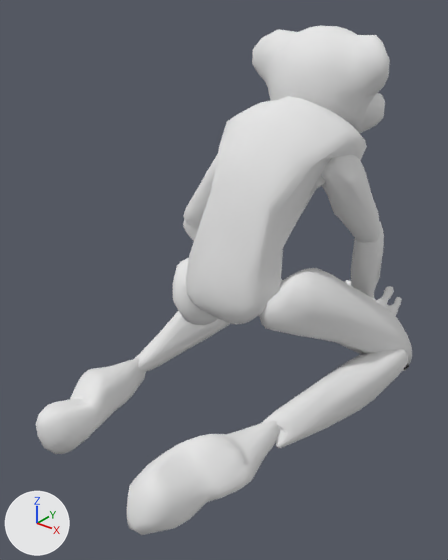
Renders of the OBJ model projects/PlayChase/res/models/rat/rat_15.obj from each side of a commit.
Camera for both pictures: a 50 mm camera at (8.25, -14.07, 5.62) aimed at (-0.6, -3.0, -1.24). Lighting does not change. The marker at lower left points along +X, +Y and +Z. Where no turn or scale is listed for an object, it has been applied to the vertices.

Names of what the first picture shows: 'Bicep_Sphere.004', 'Eyes_Sphere.003', 'Thigh_Sphere.009', 'Torso_Sphere.007', 'Tricep_Sphere.005', 'feet_Sphere.018', 'shin_Sphere.015'.
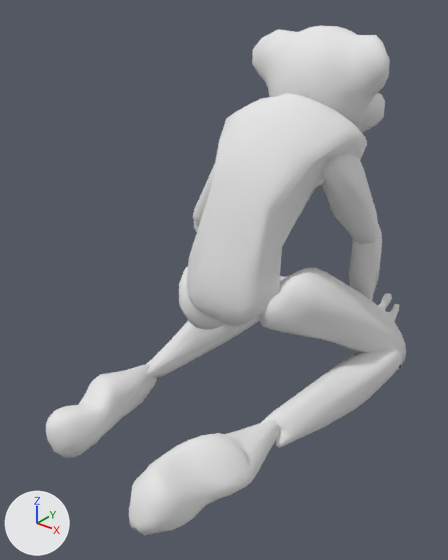
Location of each change, (x1, y1, x2, y2) in pixels of the pictures (448 x 560 px; the box of a moved part takes in the faces that stretch with it):
'Torso_Sphere.007', reshaped
    before: (186, 96, 367, 325)
    after: (187, 93, 367, 326)
'feet_Sphere.018', reshaped
    before: (36, 359, 279, 535)
    after: (46, 365, 279, 535)
'shin_Sphere.015', reshaped (7% narrower)
    before: (133, 310, 408, 448)
    after: (146, 316, 402, 448)
'Thigh_Sphere.009', reshaped (8% shorter)
    before: (173, 258, 412, 371)
    after: (179, 266, 406, 370)
'Bicep_Sphere.004', reshaped (6% narrower)
    before: (183, 154, 380, 243)
    after: (193, 153, 378, 244)
part 1 of me_bicep_sphere_004, rebuilt
    before: (183, 154, 218, 229)
    after: (193, 164, 215, 226)
part 2 of me_bicep_sphere_004, moved or reshaped
    before: (322, 159, 380, 240)
    after: (321, 159, 378, 242)
part 3 of me_feet_sphere_018, rebuilt
    before: (127, 421, 279, 535)
    after: (129, 420, 279, 535)
part 4 of me_feet_sphere_018, rebuilt
    before: (36, 359, 146, 454)
    after: (46, 365, 157, 458)
part 5 of me_shin_sphere_015, rebuilt
    before: (133, 310, 231, 372)
    after: (146, 316, 260, 378)
part 6 of me_shin_sphere_015, rebuilt
    before: (262, 349, 408, 448)
    after: (261, 348, 402, 448)
part 7 of me_thigh_sphere_009, rebuilt
    before: (259, 268, 412, 371)
    after: (259, 268, 406, 370)
part 8 of me_thigh_sphere_009, rebuilt
    before: (173, 258, 219, 325)
    after: (179, 266, 225, 330)

The change in detail:
me_bicep_sphere_004 is used by ob_bicep_sphere_004; location (0.0, 0.0, 0.0).
me_bicep_sphere_004 had 484 vertices, 686 faces and spanned x -3.02..2.06, y -2.08..0.46, z -0.79..2.23.
me_bicep_sphere_004 now has 484 vertices, 624 faces and spans x -2.93..2.04, y -1.95..0.41, z -0.85..2.23.
me_bicep_sphere_004 part 1: the loose piece of 253 vertices spanning x -3.02..-0.65, y -2.08..-0.98, z -0.79..1.95 is rebuilt with 242 vertices and now spans x -2.93..-0.66, y -1.95..-0.86, z -0.85..1.96.
me_bicep_sphere_004 part 2: 1 vertex moved within x 1.69, y -1.03, z 1.89; 218 vertices removed from x 0.82..2.06, y -1.63..0.46, z -0.68..2.19; 229 vertices added at x 0.83..2.04, y -1.62..0.41, z -0.71..2.19.
me_feet_sphere_018 is used by ob_feet_sphere_018; location (0.0, 0.0, 0.0).
me_feet_sphere_018 had 484 vertices, 669 faces and spanned x -3.3..2.54, y -8.3..-3.9, z -4.96..-3.01.
me_feet_sphere_018 now has 484 vertices, 666 faces and spans x -3.18..2.56, y -8.3..-3.69, z -5.19..-2.98.
me_feet_sphere_018 part 3: the loose piece of 256 vertices spanning x 0.7..2.54, y -8.3..-4.19, z -4.45..-3.01 is rebuilt with 240 vertices and now spans x 0.76..2.56, y -8.3..-4.17, z -4.41..-2.98.
me_feet_sphere_018 part 4: the loose piece of 228 vertices spanning x -3.3..-1.93, y -7.57..-3.9, z -4.96..-3.53 is rebuilt with 244 vertices and now spans x -3.18..-1.84, y -7.36..-3.69, z -5.19..-3.75.
me_shin_sphere_015 is used by ob_shin_sphere_015; location (0.0, 0.0, 0.0).
me_shin_sphere_015 had 484 vertices, 667 faces and spanned x -3.59..3.16, y -4.85..1.65, z -4.86..-2.91.
me_shin_sphere_015 now has 484 vertices, 652 faces and spans x -3.23..3.01, y -4.84..1.85, z -4.92..-3.16.
me_shin_sphere_015 part 5: the loose piece of 247 vertices spanning x -3.59..-2.23, y -4.58..1.65, z -4.66..-2.91 is rebuilt with 244 vertices and now spans x -3.23..-1.85, y -4.38..1.85, z -4.9..-3.16.
me_shin_sphere_015 part 6: the loose piece of 237 vertices spanning x 1.68..3.16, y -4.85..1.4, z -4.86..-3.3 is rebuilt with 240 vertices and now spans x 1.56..3.01, y -4.84..1.41, z -4.92..-3.35.
me_thigh_sphere_009 is used by ob_thigh_sphere_009; location (0.0, 0.0, 0.0).
me_thigh_sphere_009 had 484 vertices, 671 faces and spanned x -3.46..3.04, y -3.57..1.66, z -4.57..-0.72.
me_thigh_sphere_009 now has 484 vertices, 638 faces and spans x -3.02..2.86, y -3.41..1.88, z -4.64..-0.74.
me_thigh_sphere_009 part 7: the loose piece of 243 vertices spanning x 0.24..3.04, y -3.22..1.45, z -4.57..-0.72 is rebuilt with 244 vertices and now spans x 0.19..2.86, y -3.21..1.49, z -4.64..-0.74.
me_thigh_sphere_009 part 8: the loose piece of 241 vertices spanning x -3.46..-0.95, y -3.57..1.66, z -3.94..-1.07 is rebuilt with 240 vertices and now spans x -3.02..-0.81, y -3.41..1.88, z -4.17..-1.24.
me_torso_sphere_007 is used by ob_torso_sphere_007; location (0.0, 0.0, 0.0).
me_torso_sphere_007 had 482 vertices, 512 faces and spanned x -1.86..1.79, y -3.66..-0.3, z -2.45..3.13.
me_torso_sphere_007 now has 482 vertices, 512 faces and spans x -1.87..1.81, y -3.71..-0.33, z -2.51..3.21.
me_torso_sphere_007 part 9: 482 of 482 vertices moved; they spanned x -1.86..1.79, y -3.66..-0.3, z -2.45..3.13 and now span x -1.87..1.81, y -3.71..-0.33, z -2.51..3.21; mean shift (0.01, -0.02, 0.0); largest move (-1.81, -3.02, -1.47) -> (-1.76, -2.9, -1.67).
